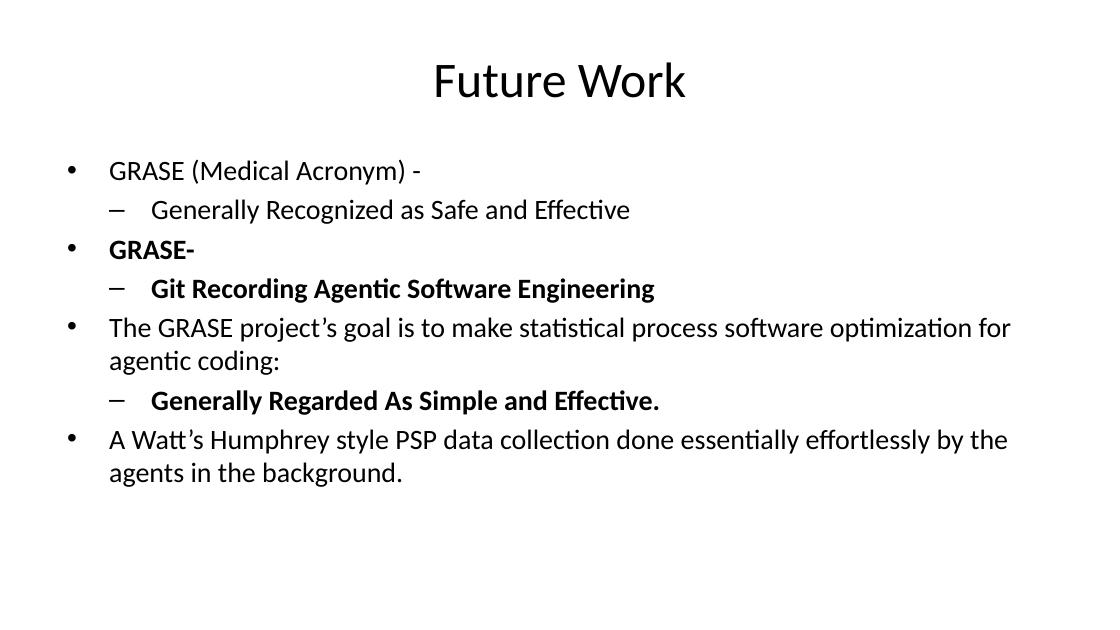
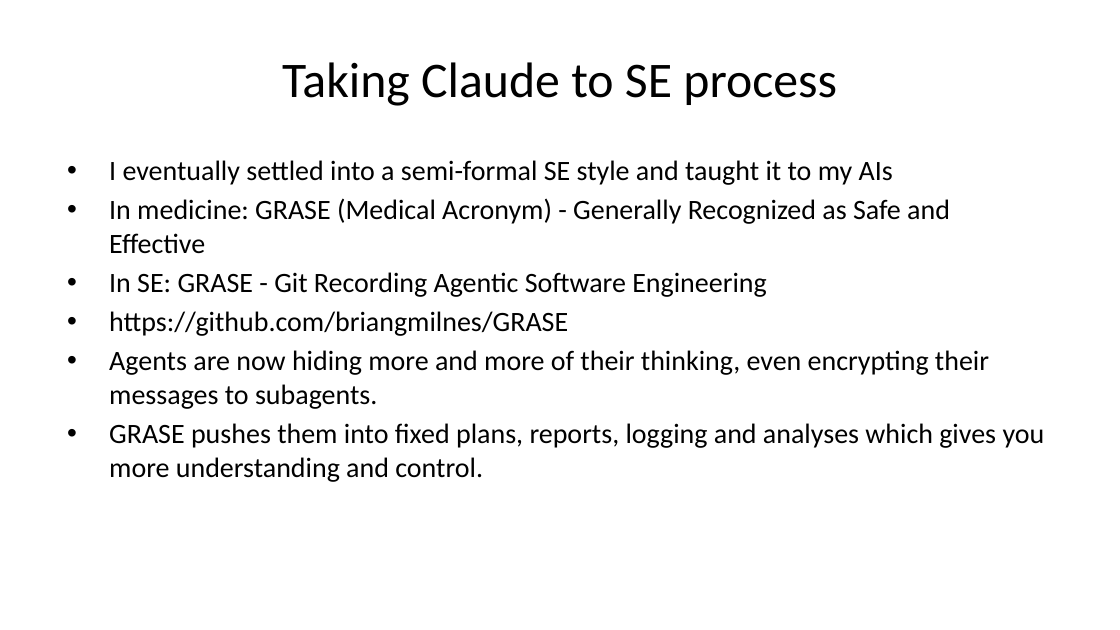
Before and after one commit to briangmilnes/APAS-VERUS, a slide deck: slide 41 of lectures/slidesAWS.pptx (slide 79 before the commit). Drawn at 1120x630 pixels with LibreOffice and Linux fonts; fonts in the diff are those of the drawing. Boxes give left, top, right and bottom in pixels: in the first picture for what was removed or moved away, otherwise in the second. Text is boxed around its words. In the diff, an @@ line names an element or a change of style, - is before the commit and + after.

```diff
--- a/lectures/slidesAWS.pptx
+++ b/lectures/slidesAWS.pptx
@@ title at bbox=[282, 62, 837, 106]: text changed @@
-Future Work
+Taking Claude to SE process
@@ text at bbox=[109, 160, 1045, 482]: text changed @@
-• GRASE (Medical Acronym) -
-  – Generally Recognized as Safe and Effective
-• GRASE-
-  – Git Recording Agentic Software Engineering
-• The GRASE project’s goal is to make statistical process software optimization for agentic coding:
-  – Generally Regarded As Simple and Effective.
-• A Watt’s Humphrey style PSP data collection done essentially effortlessly by the agents in the background.
+• I eventually settled into a semi-formal SE style and taught it to my AIs
+• In medicine: GRASE (Medical Acronym) - Generally Recognized as Safe and Effective
+• In SE: GRASE - Git Recording Agentic Software Engineering
+• https://github.com/briangmilnes/GRASE
+• Agents are now hiding more and more of their thinking, even encrypting their messages to subagents.
+• GRASE pushes them into fixed plans, reports, logging and analyses which gives you more understanding and control.
```
Also in this commit, not shown: 35 other slides changed, 8 slides added, 41 slides removed, 2 other files.
